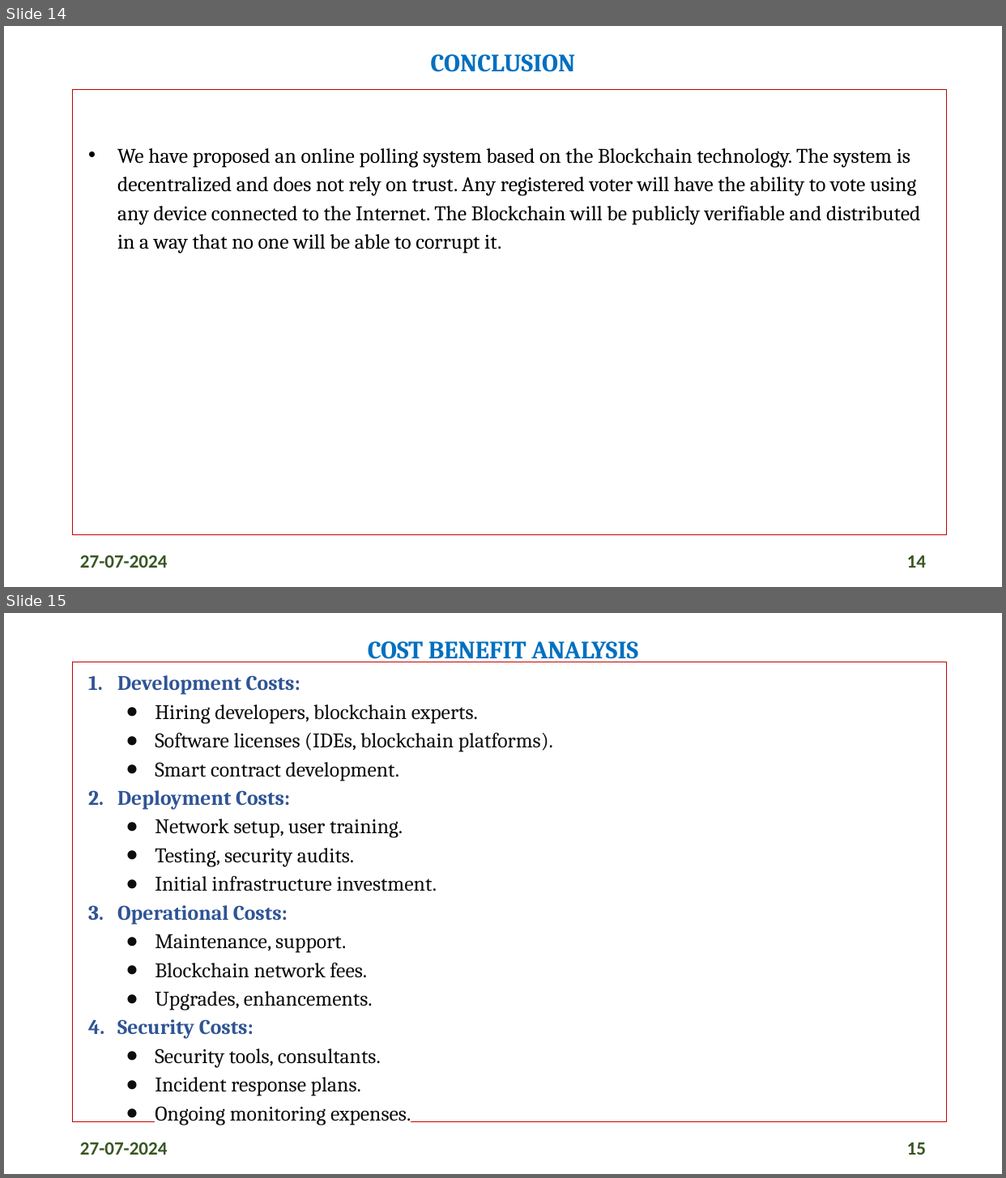
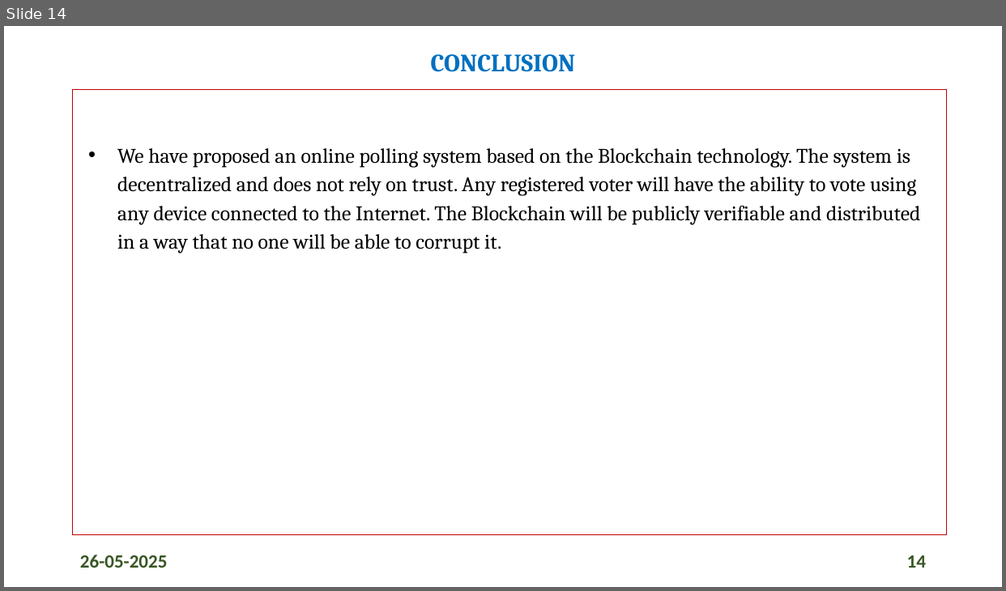
Before and after one commit to singhnileshh/Voting-Using-Blockchain, a slide deck: Final_year_ppt.pptx. Shown one above the other, each under a label of ours: slides 14 and 15 before the commit, slide 14 after it. The pictures are 1006x1178 and 1006x591 pixels, drawn with LibreOffice and Linux fonts; fonts in the diff are those of the drawing. Boxes give left, top, right and bottom in pixels: in the first picture for what was removed or moved away, otherwise in the second. Text is boxed around its words. In the diff, an @@ line names an element or a change of style, - is before the commit and + after.

```diff
--- a/Final_year_ppt.pptx
+++ b/Final_year_ppt.pptx
@@ slide 15 removed at (4, 613, 1002, 1174), background #FFFFFF @@
@@ title removed at (368, 641, 638, 662) @@
-COST BENEFIT ANALYSIS
@@ text removed at (73, 662, 947, 1122) @@
-1. Development Costs:
-  ● Hiring developers, blockchain experts.
-  ● Software licenses (IDEs, blockchain platforms).
-  ● Smart contract development.
-2. Deployment Costs:
-  ● Network setup, user training.
-  ● Testing, security audits.
-  ● Initial infrastructure investment.
-3. Operational Costs:
-  ● Maintenance, support.
-  ● Blockchain network fees.
-  ● Upgrades, enhancements.
-4. Security Costs:
-  ● Security tools, consultants.
-  ● Incident response plans.
-  ● Ongoing monitoring expenses.
@@ text removed at (80, 1143, 168, 1155) @@
-27-07-2024
@@ page number removed at (907, 1143, 926, 1155) @@
-15
@@ slide 14 changed as well @@
@@ text at (80, 555, 168, 568): text changed @@
-27-07-2024
+26-05-2025
```
Also in this commit, not shown: 14 other slides changed.
